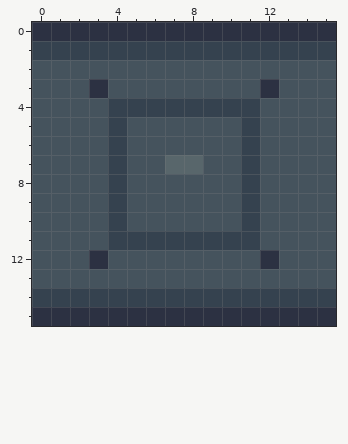
Pixel-art file, stored at src/main/art/machines/block/ctm/structureblock/horizontal.aseprite. The picture above was drawn from the file before the commit.
16x16 pixels, 1 frame. Colours within 5 levels of each other are drawn and written as one.
And afterwards:
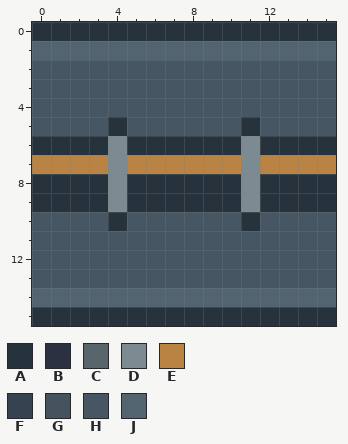
Palette (. is transparent): A #26323c  B #2c3142  C #58666b  D #7b8b91  E #b98343  F #35424f  G #45535d  H #465663  J #536471
Diff:
layer "Casing and perimeter" added
layer "Recessed channel and clips" added
layer "Material" removed
layer "Seams and recesses" removed
layer "Hardware and tone variation" removed
Changed rows in their new state; - is an unchanged pixel.
Layers "Recessed channel and clips", "Casing and perimeter":
first column x 0:
 0 AAAAAAAAAAAAAAAA
 1 JJJJJJJJJJJJJJJJ
 2 HHHHHHHHHHHHHHHH
 3 HHHHHHHHHHHHHHHH
 4 HHHHHHHHHHHHHHHH
 5 HHHHAHHHHHHAHHHH
 6 AAAADAAAAAADAAAA
 7 EEEEDEEEEEEDEEEE
 8 AAAADAAAAAADAAAA
 9 AAAADAAAAAADAAAA
10 HHHHAHHHHHHAHHHH
11 HHHHHHHHHHHHHHHH
12 HHHHHHHHHHHHHHHH
13 HHHHHHHHHHHHHHHH
14 JJJJJJJJJJJJJJJJ
15 AAAAAAAAAAAAAAAA
Pixel boxes of the changes (left, top, right, bottom) in both pictures:
changed: (32, 22, 336, 326)
